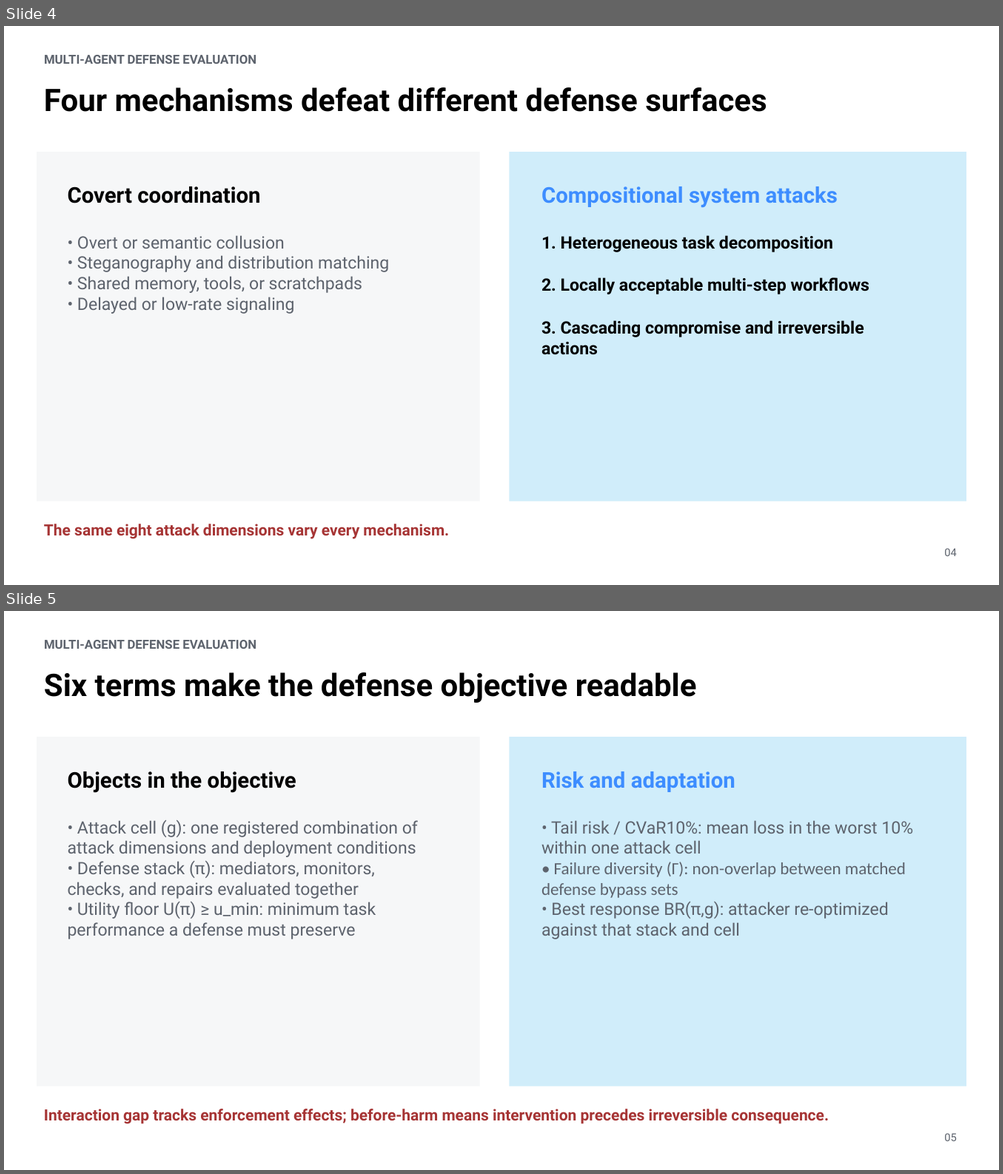
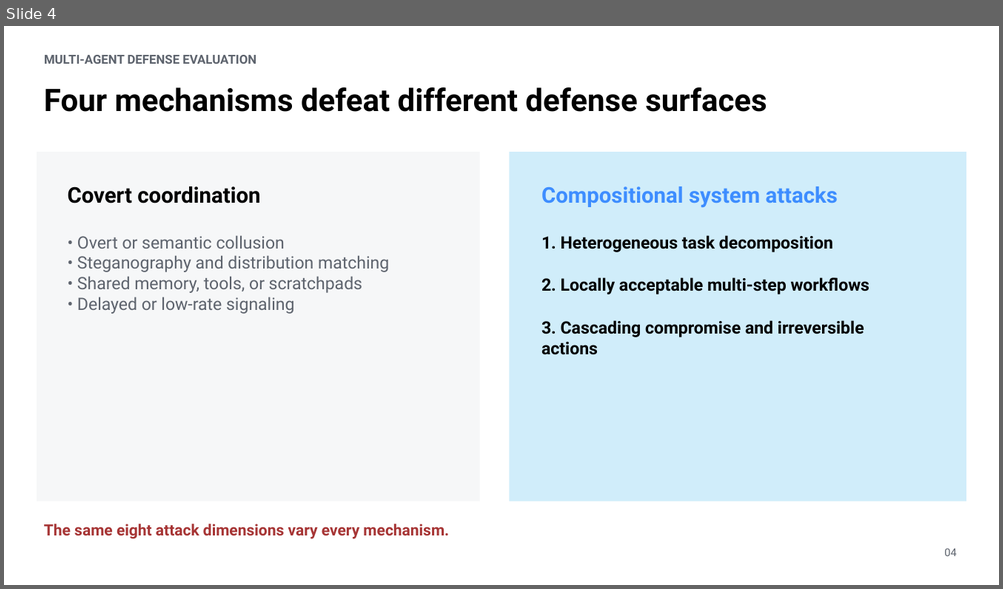
Before and after one commit to ybordag/agent-defense-evals, a slide deck: deliverables/beyond-average-case-safety.pptx. Shown one above the other, each under a label of ours: slides 4 and 5 before the commit, slide 4 after it. The pictures are 1003x1174 and 1003x589 pixels, drawn with LibreOffice and Linux fonts; fonts in the diff are those of the drawing. Boxes give left, top, right and bottom in pixels: in the first picture for what was removed or moved away, otherwise in the second. Text is boxed around its words. In the diff, an @@ line names an element or a change of style, - is before the commit and + after.

```diff
--- a/deliverables/beyond-average-case-safety.pptx
+++ b/deliverables/beyond-average-case-safety.pptx
@@ slide 5 removed at (4, 611, 999, 1170), background #FFFFFF @@
@@ text removed at (44, 640, 256, 649) @@
-MULTI-AGENT DEFENSE EVALUATION
@@ text removed at (44, 672, 697, 703) @@
-Six terms make the defense objective readable
@@ rectangle removed at (37, 737, 480, 1087) @@
@@ rectangle removed at (509, 737, 966, 1087) @@
@@ text removed at (68, 772, 296, 793) @@
-Objects in the objective
@@ text removed at (541, 772, 735, 792) @@
-Risk and adaptation
@@ text removed at (68, 820, 418, 940) @@
-• Attack cell (g): one registered combination of attack dimensions and deployment conditions
-• Defense stack (π): mediators, monitors, checks, and repairs evaluated together
-• Utility floor U(π) ≥ u_min: minimum task performance a defense must preserve
@@ text removed at (541, 820, 913, 940) @@
-• Tail risk / CVaR10%: mean loss in the worst 10% within one attack cell
-• Failure diversity (Γ): non-overlap between matched defense bypass sets
-• Best response BR(π,g): attacker re-optimized against that stack and cell
@@ text removed at (44, 1109, 828, 1125) @@
-Interaction gap tracks enforcement effects; before-harm means intervention precedes irreversible consequence.
@@ text removed at (944, 1133, 956, 1142) @@
-05
```
Also in this commit, not shown: 16 slides changed, 2 slides added.
